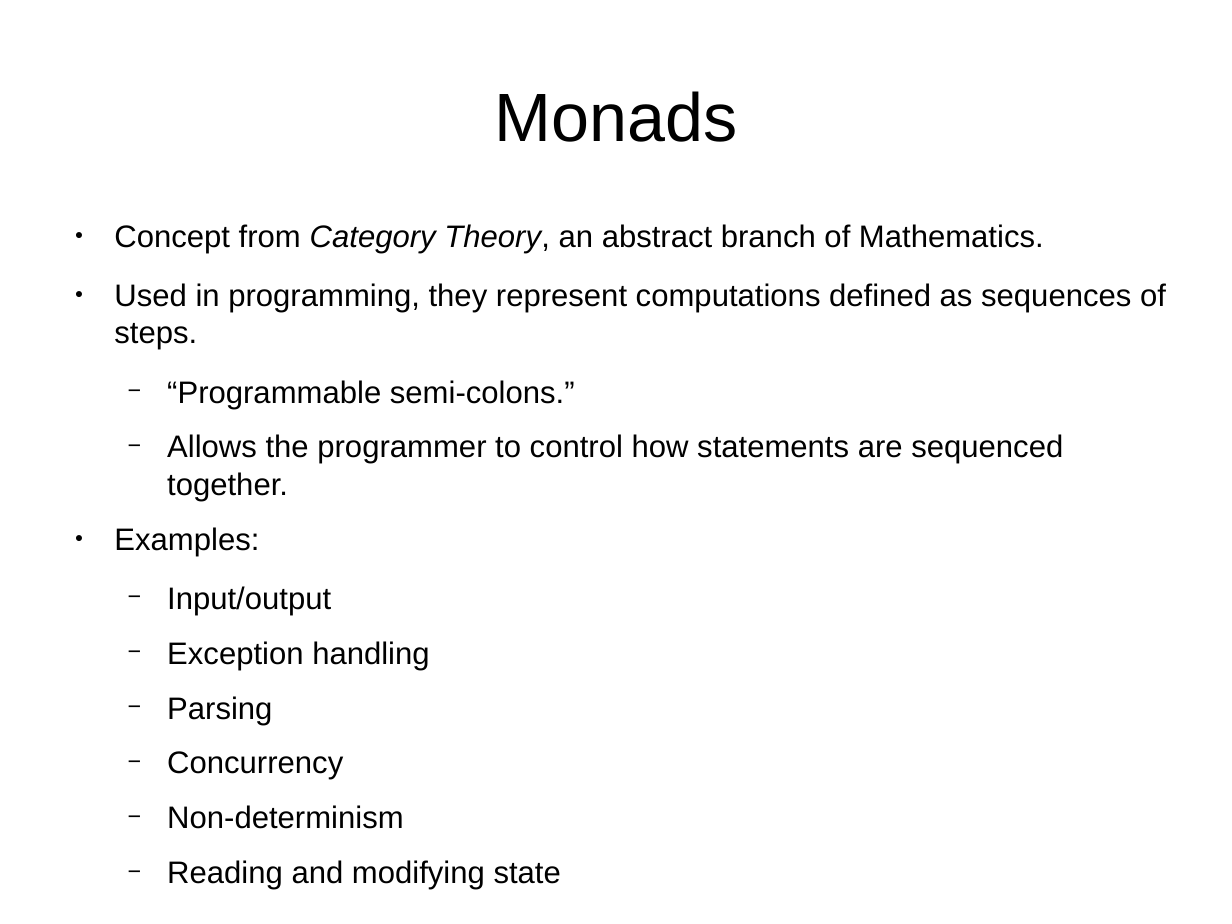
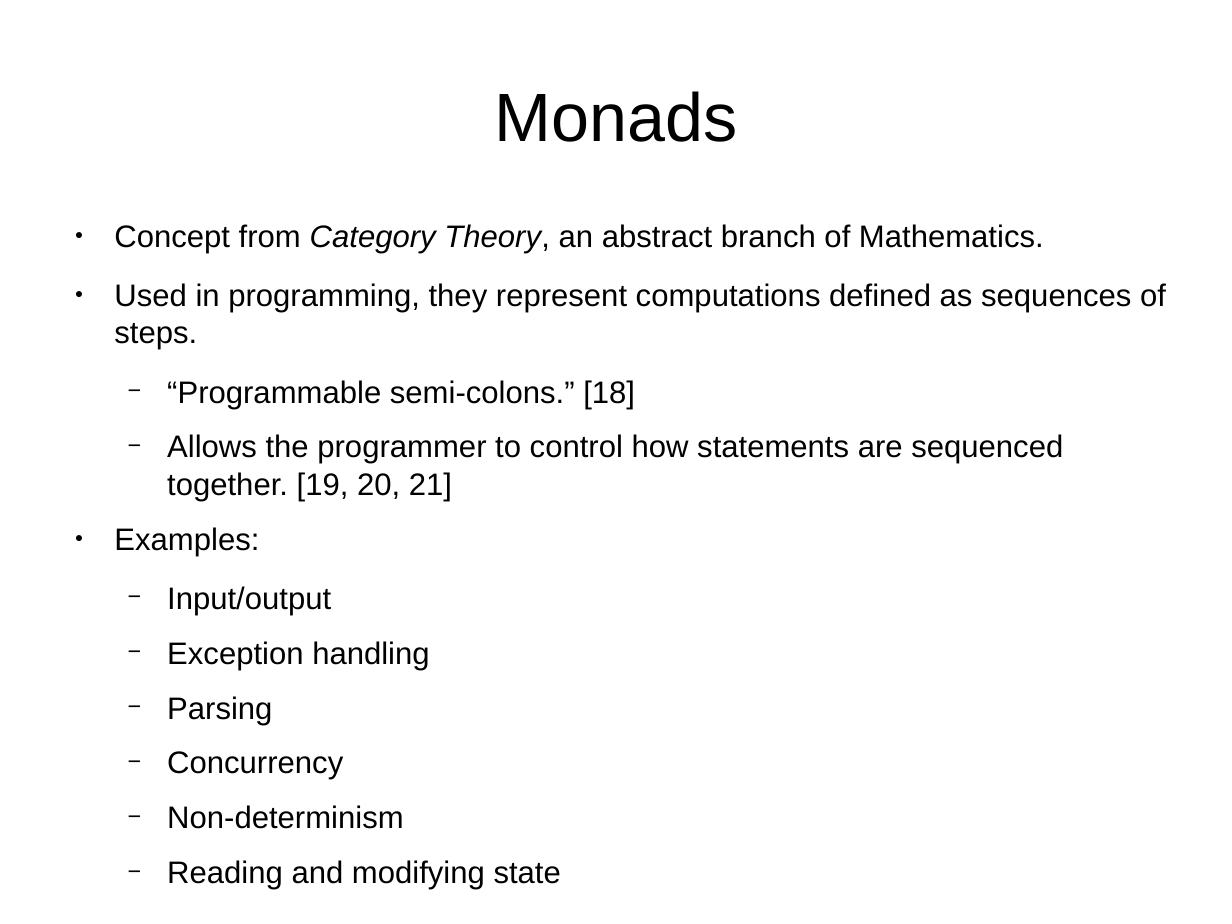
Before and after one commit to bstamour/SLHS, a slide deck: slide 30 of docs/proposal-from-bob.odp. Drawn at 1232x924 pixels with LibreOffice and Linux fonts; fonts in the diff are those of the drawing. Boxes give left, top, right and bottom in pixels: in the first picture for what was removed or moved away, otherwise in the second. Text is boxed around its words. In the diff, an @@ line names an element or a change of style, - is before the commit and + after.

```diff
--- a/docs/proposal-from-bob.odp
+++ b/docs/proposal-from-bob.odp
@@ text at box(167, 380, 1063, 501): text changed @@
-  − “Programmable semi-colons.”
-  − Allows the programmer to control how statements are sequenced together.
+  − “Programmable semi-colons.” [18]
+  − Allows the programmer to control how statements are sequenced together. [19, 20, 21]
```
Also in this commit, not shown: 10 other slides changed, 4 slides added, 1 slide removed.
